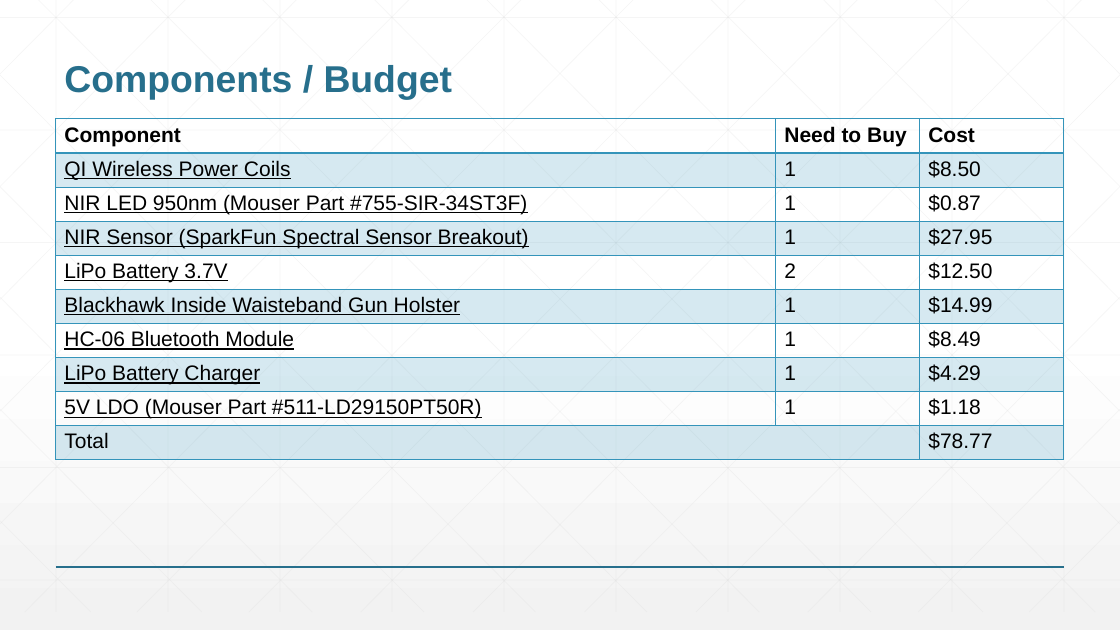
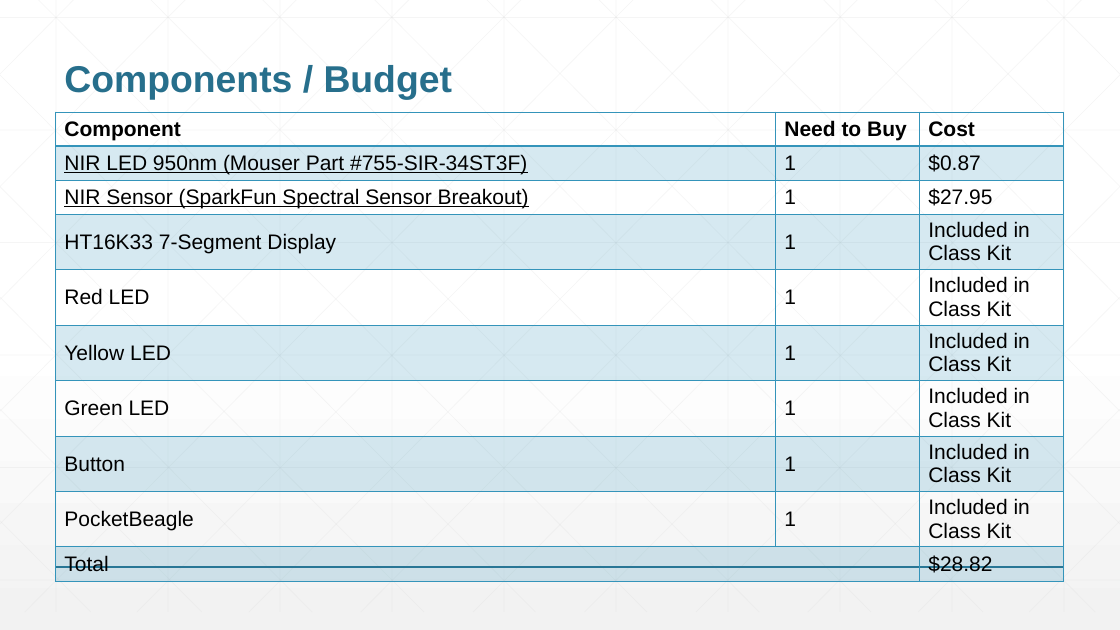
Before and after one commit to Ibrahim-2003/ENGI301, a slide deck: slide 9 of project_01/docs/ENGI301_project_01_proposal.pptx. Drawn at 1120x630 pixels with LibreOffice and Linux fonts; fonts in the diff are those of the drawing. Boxes give left, top, right and bottom in pixels: in the first picture for what was removed or moved away, otherwise in the second. Text is boxed around its words. In the diff, an @@ line names an element or a change of style, - is before the commit and + after.

```diff
--- a/project_01/docs/ENGI301_project_01_proposal.pptx
+++ b/project_01/docs/ENGI301_project_01_proposal.pptx
@@ table at [56, 112, 1064, 601] @@
-row 2: QI Wireless Power Coils | 1 | $8.50
-row 5: LiPo Battery 3.7V | 2 | $12.50
-row 6: Blackhawk Inside Waisteband Gun Holster | 1 | $14.99
-row 7: HC-06 Bluetooth Module | 1 | $8.49
-row 8: LiPo Battery Charger | 1 | $4.29
-row 9: 5V LDO (Mouser Part #511-LD29150PT50R) | 1 | $1.18
-row 10: Total |  | $78.77
+row 4: HT16K33 7-Segment Display | 1 | Included in Class Kit
+row 5: Red LED | 1 | Included in Class Kit
+row 6: Yellow LED | 1 | Included in Class Kit
+row 7: Green LED | 1 | Included in Class Kit
+row 8: Button | 1 | Included in Class Kit
+row 9: PocketBeagle | 1 | Included in Class Kit
+row 10: Total |  | $28.82
@@ table: place and size @@
-table at [56, 119, 1064, 460]
+table at [56, 112, 1064, 601]
```
Also in this commit, not shown: 3 other slides changed, 21 other files.
